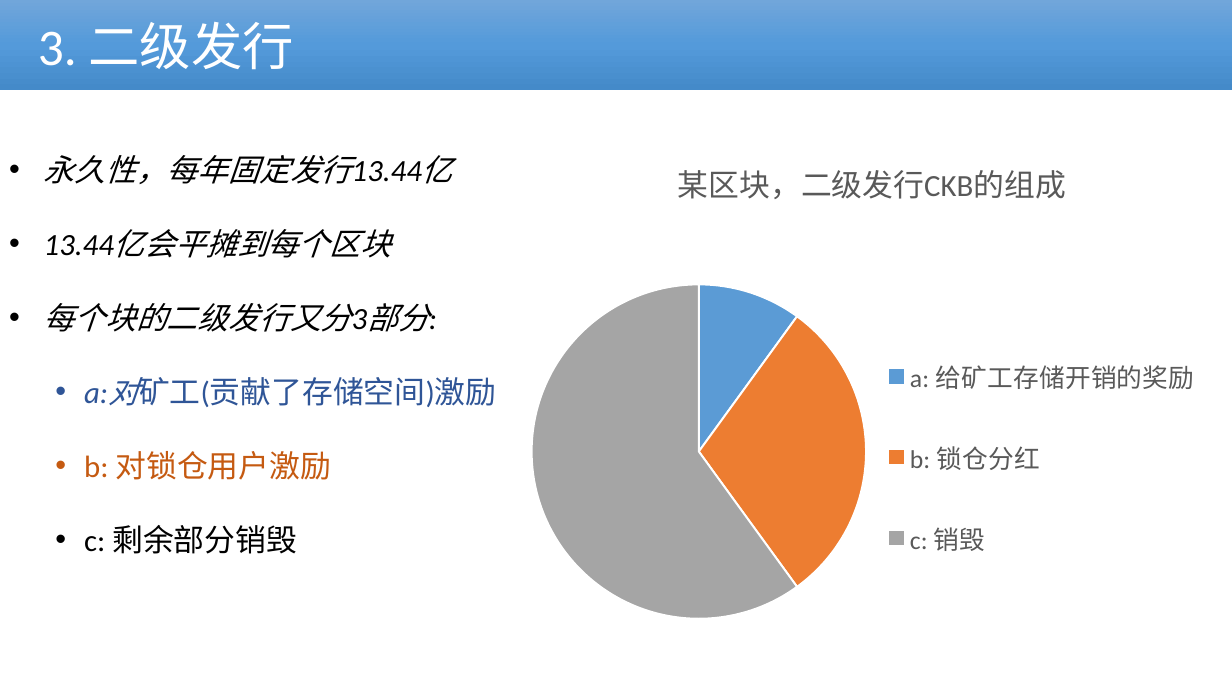
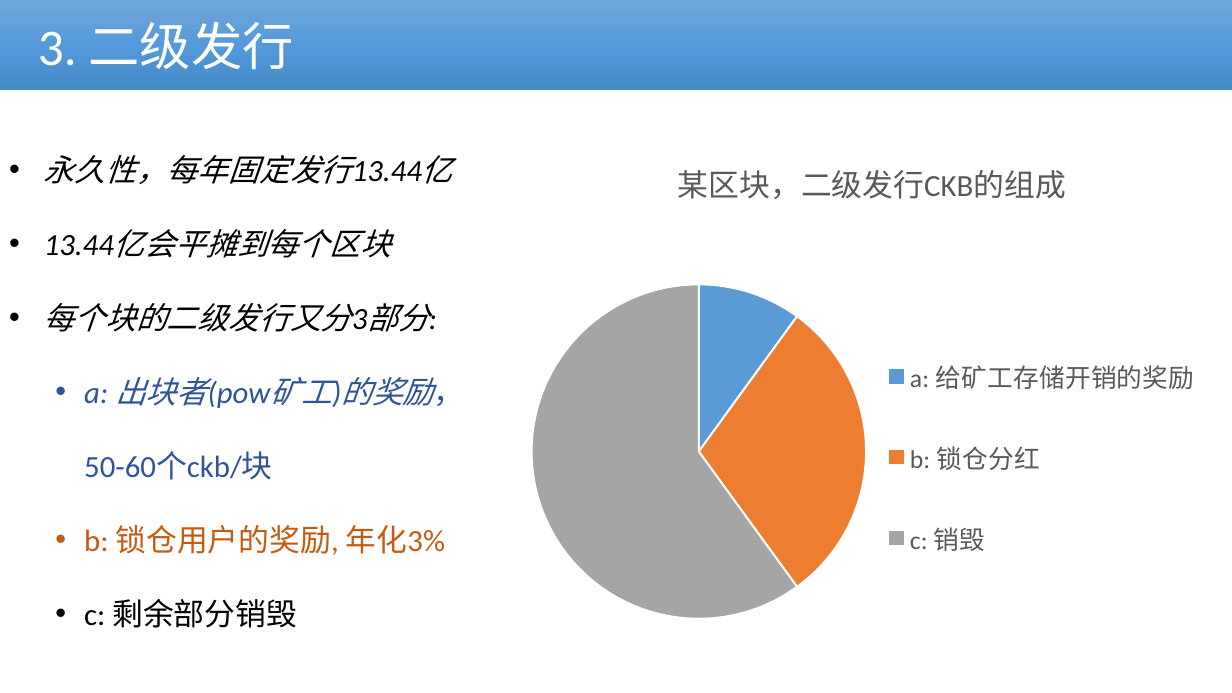
Before and after one commit to cmdpos/gaia, a slide deck: slide 8 of ppt/ckb_v2.pptx. Drawn at 1232x693 pixels with LibreOffice and Linux fonts; fonts in the diff are those of the drawing; background and template pictures are left out. Boxes give left, top, right and bottom in pixels: in the first picture for what was removed or moved away, otherwise in the second. Text is boxed around its words. In the diff, an @@ line names an element or a change of style, - is before the commit and + after.

```diff
--- a/ppt/ckb_v2.pptx
+++ b/ppt/ckb_v2.pptx
@@ pie chart at (481,141,1232,635) @@
@@ title "某区块，二级发行CKB的组成 " to "某区块，二级发行CKB的组成" @@
@@ text at (84,377,445,555): text changed @@
-  • a:对矿工(贡献了存储空间)激励
-  • b: 对锁仓用户激励
+  • a: 出块者(pow矿工)的奖励，50-60个ckb/块
+  • b: 锁仓用户的奖励, 年化3%
```
Also in this commit, not shown: 9 other slides changed, 1 slide added, 2 other files.
